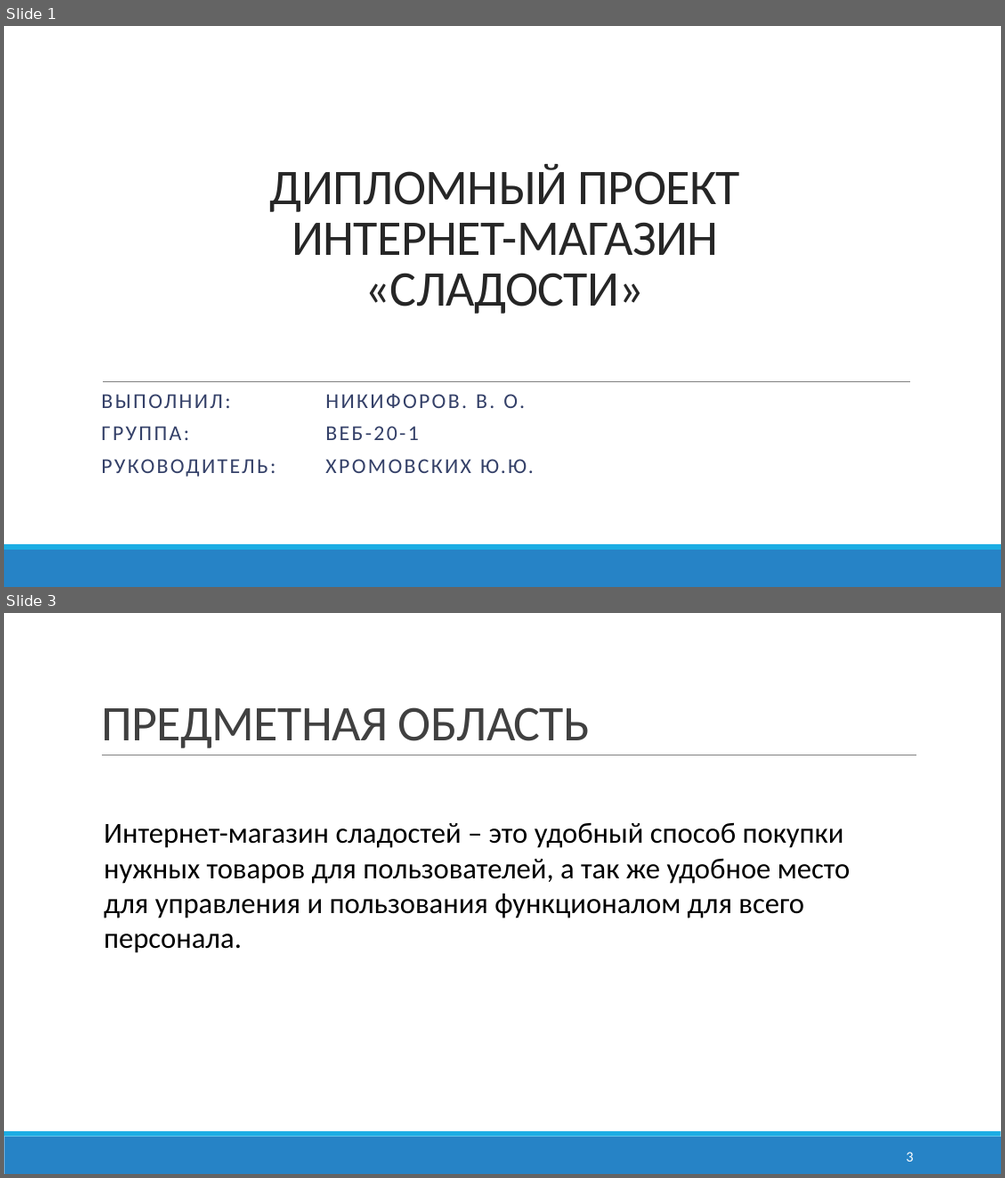
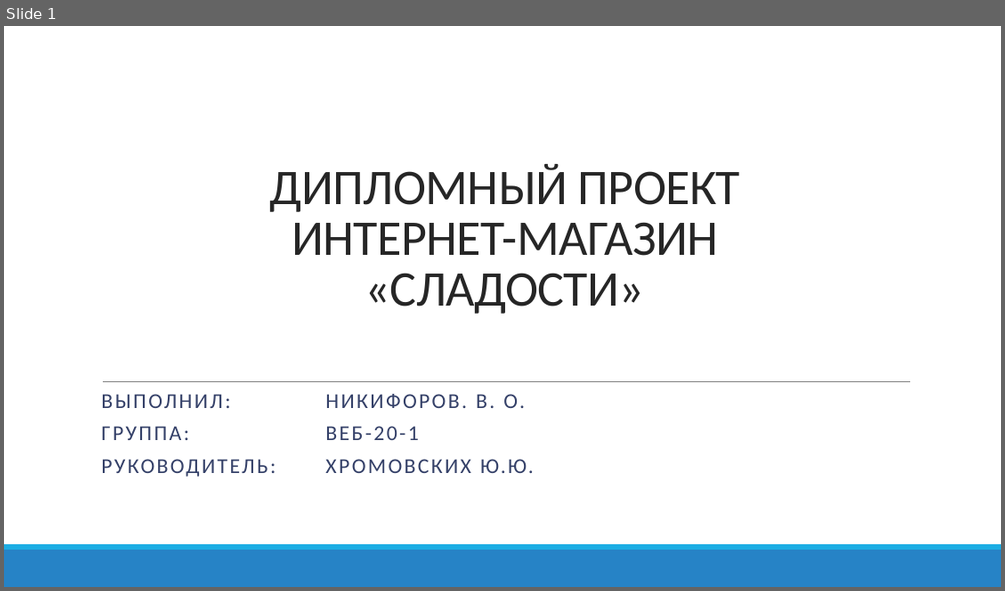
Before and after one commit to NikvaseN/degree-work, a slide deck: docs/Презентация.pptx. Shown one above the other, each under a label of ours: slides 1 and 3 before the commit, slide 1 after it; the slides between them are not shown. The pictures are 1005x1178 and 1005x591 pixels, drawn with LibreOffice and Linux fonts; fonts in the diff are those of the drawing. Boxes give left, top, right and bottom in pixels: in the first picture for what was removed or moved away, otherwise in the second. Text is boxed around its words. In the diff, an @@ line names an element or a change of style, - is before the commit and + after.

```diff
--- a/docs/Презентация.pptx
+++ b/docs/Презентация.pptx
@@ slide 3 removed at (x1=4, y1=613, x2=1001, y2=1174), background #FFFFFF; not listed: 2 template elements that a slide beside it also shows @@
@@ title removed at (x1=101, y1=707, x2=591, y2=748) @@
-ПРЕДМЕТНАЯ ОБЛАСТЬ
@@ line removed from (102, 755) to (917, 755) @@
@@ text removed at (x1=104, y1=822, x2=850, y2=918) @@
-Интернет-магазин сладостей – это удобный способ покупки нужных товаров для пользователей, а так же удобное место для управления и пользования функционалом для всего персонала.
@@ page number removed at (x1=906, y1=1151, x2=913, y2=1161) @@
-3
```
Also in this commit, not shown: 2 slides changed, 2 slides added, 16 other slides removed, 13 other files.
